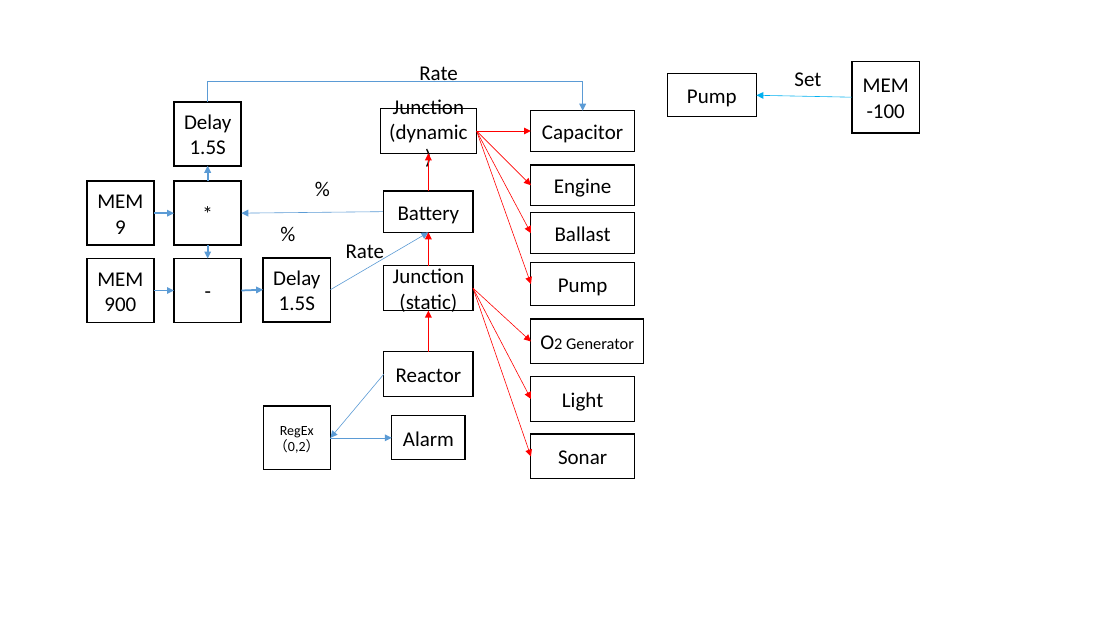
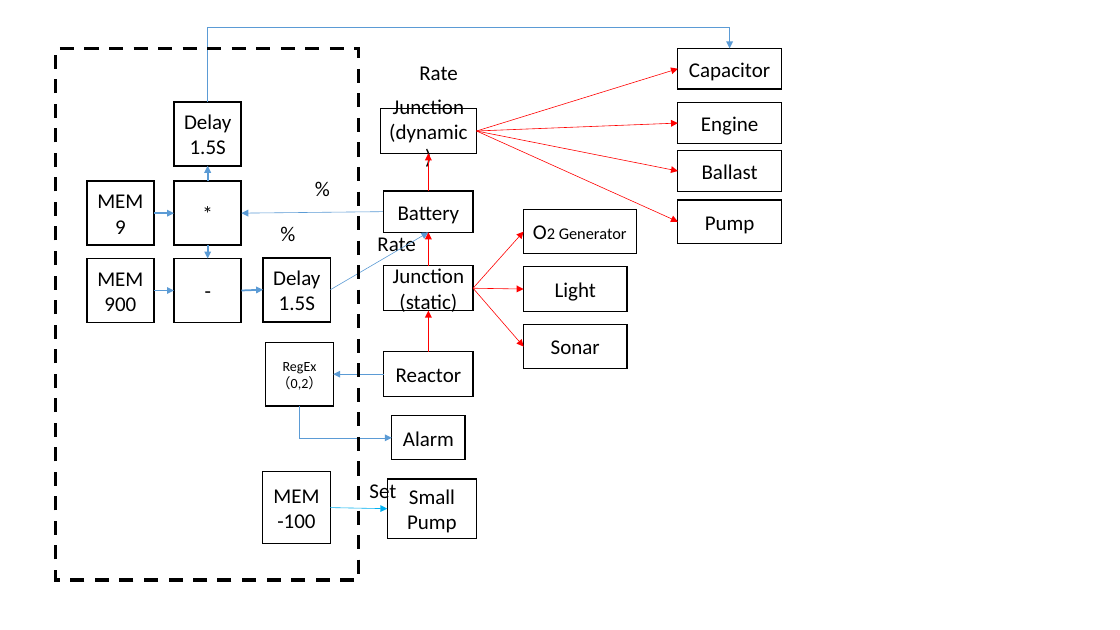
Before and after one commit to panhao4812/GameTools, a slide deck: slide 1 of BaroAngEditor/BaroAngEditor/mods/Lines.pptx. Drawn at 1120x630 pixels with LibreOffice and Linux fonts; fonts in the diff are those of the drawing. Boxes give left, top, right and bottom in pixels: in the first picture for what was removed or moved away, otherwise in the second. Text is boxed around its words. In the diff, an @@ line names an element or a change of style, - is before the commit and + after.

Commit message:
update

```diff
--- a/BaroAngEditor/BaroAngEditor/mods/Lines.pptx
+++ b/BaroAngEditor/BaroAngEditor/mods/Lines.pptx
@@ elbow arrow moved from (208, 102) - (583, 111) to (208, 102) - (730, 49) @@
@@ rectangle added at (x1=55, y1=49, x2=358, y2=581), outline #000000 3 pt dashed @@
@@ arrow moved from (476, 131) - (531, 131) to (476, 131) - (678, 69) @@
@@ 3 rectangles moved together from (x1=531, y1=111, x2=634, y2=305) to (x1=678, y1=49, x2=781, y2=243) @@
@@ arrow moved from (476, 131) - (531, 284) to (476, 131) - (678, 222) @@
@@ arrow moved from (476, 131) - (531, 234) to (476, 131) - (678, 171) @@
@@ arrow moved from (476, 131) - (531, 186) to (476, 131) - (678, 123) @@
@@ rectangle "Ballast" moved from (x1=531, y1=213, x2=634, y2=253) to (x1=678, y1=150, x2=781, y2=191) @@
@@ text "Rate" moved from (x1=346, y1=244, x2=384, y2=265) to (x1=377, y1=237, x2=415, y2=257) @@
@@ arrow moved from (473, 288) - (531, 342) to (473, 288) - (523, 232) @@
@@ arrow moved from (473, 288) - (531, 456) to (473, 288) - (523, 347) @@
@@ arrow moved from (473, 288) - (531, 399) to (473, 288) - (523, 289) @@
@@ 3 rectangles moved together from (x1=531, y1=319, x2=644, y2=479) to (x1=523, y1=209, x2=636, y2=369) @@
@@ rectangle "RegEx（0,2）" moved from (x1=263, y1=406, x2=330, y2=470) to (x1=266, y1=343, x2=334, y2=407) @@
@@ arrow moved from (384, 375) - (330, 438) to (384, 375) - (334, 375) @@
@@ elbow arrow added from (300, 406) to (392, 438), #5B9BD5 0.5 pt @@
@@ arrow removed from (330, 438) to (392, 438) @@
@@ rectangle "MEM-100" moved from (x1=852, y1=61, x2=919, y2=133) to (x1=263, y1=472, x2=330, y2=544) @@
@@ text "Set" rewrapped from (x1=794, y1=72, x2=821, y2=86) to (x1=369, y1=481, x2=396, y2=505) @@
@@ rectangle "Small" resized from (x1=667, y1=74, x2=756, y2=117) to (x1=387, y1=479, x2=476, y2=539) @@
@@ arrow moved from (852, 97) - (757, 95) to (330, 507) - (387, 509) @@
@@ text in rectangle at (x1=409, y1=489, x2=455, y2=504): paragraph added @@
+Small
```
Also in this commit, not shown: 5 other slides changed.
